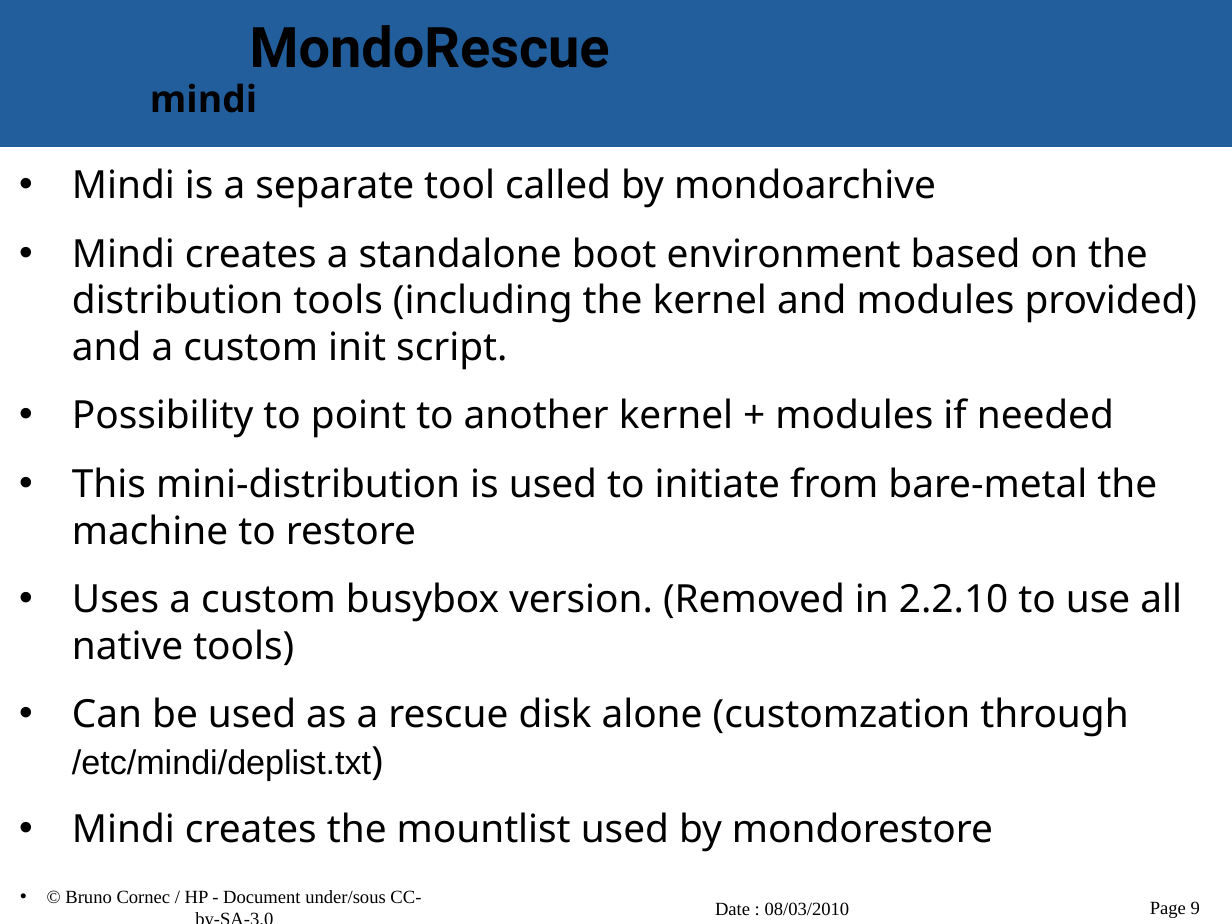
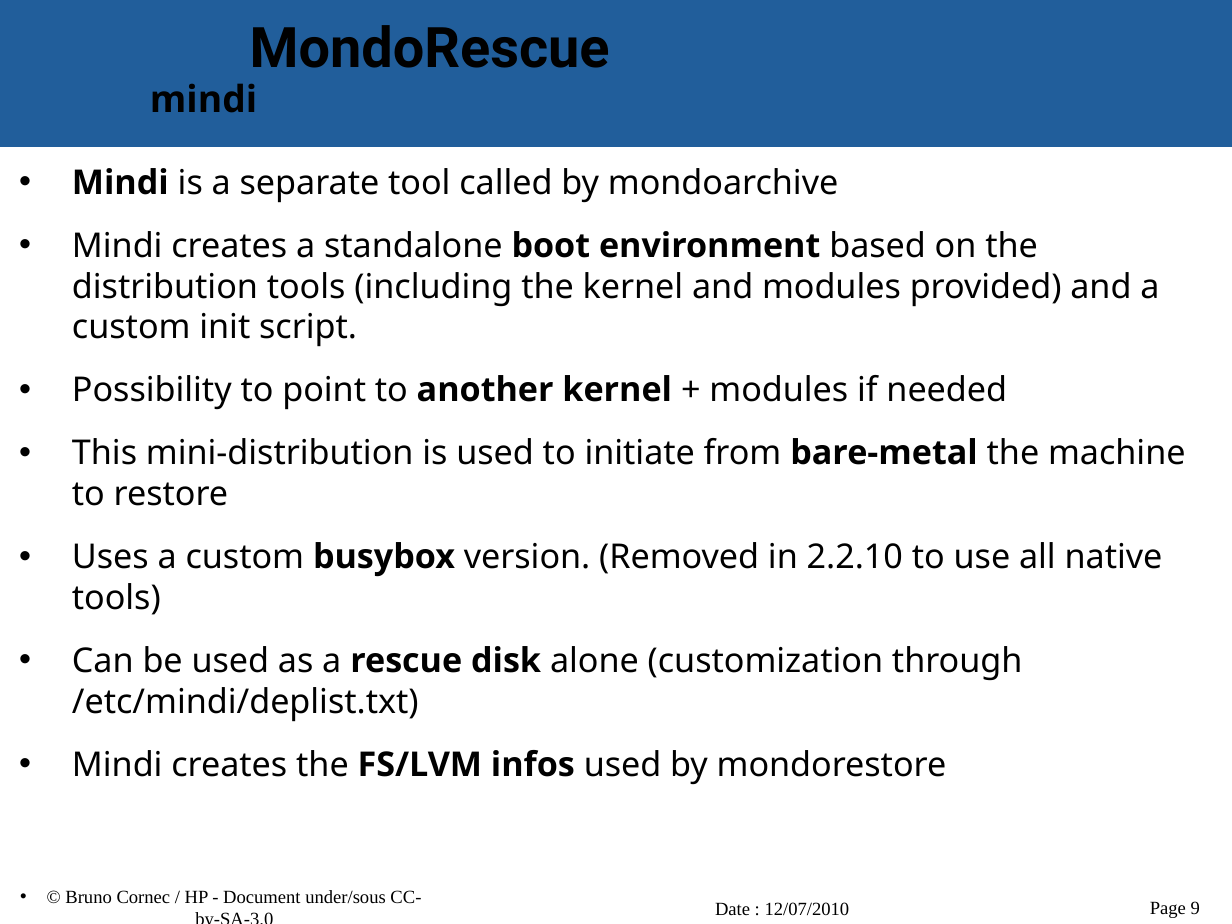
Before and after one commit to vir/mondo-rescue, a slide deck: slide 9 of mondo-doc/mondo-presentation.odp. Drawn at 1232x924 pixels with LibreOffice and Linux fonts; fonts in the diff are those of the drawing; background and template pictures are left out. Boxes give left, top, right and bottom in pixels: in the first picture for what was removed or moved away, otherwise in the second. Text is boxed around its words. In the diff, an @@ line names an element or a change of style, - is before the commit and + after.

```diff
--- a/mondo-doc/mondo-presentation.odp
+++ b/mondo-doc/mondo-presentation.odp
@@ text at (72,168,1185,615): size 25 to 22 pt in "Mindi is a separate tool called by ...", "Mindi creates a standalone boot environment based ...", "Possibility to point to another kernel + ...", "This mini-distribution is used to initiate from ..." and 1 more places; bold on in "Mindi", "boot environment", "another kernel", "bare-metal" and 1 more places @@
@@ text at (72,646,1023,784): text changed; size 25 to 22 pt @@
-• Can be used as a rescue disk alone (customzation through /etc/mindi/deplist.txt)
-• Mindi creates the mountlist used by mondorestore
+• Can be used as a rescue disk alone (customization through /etc/mindi/deplist.txt)
+• Mindi creates the FS/LVM infos used by mondorestore
@@ text at (715,902,850,916): text changed @@
-Date : 08/03/2010
+Date : 12/07/2010
```
Also in this commit, not shown: 24 other slides changed.
